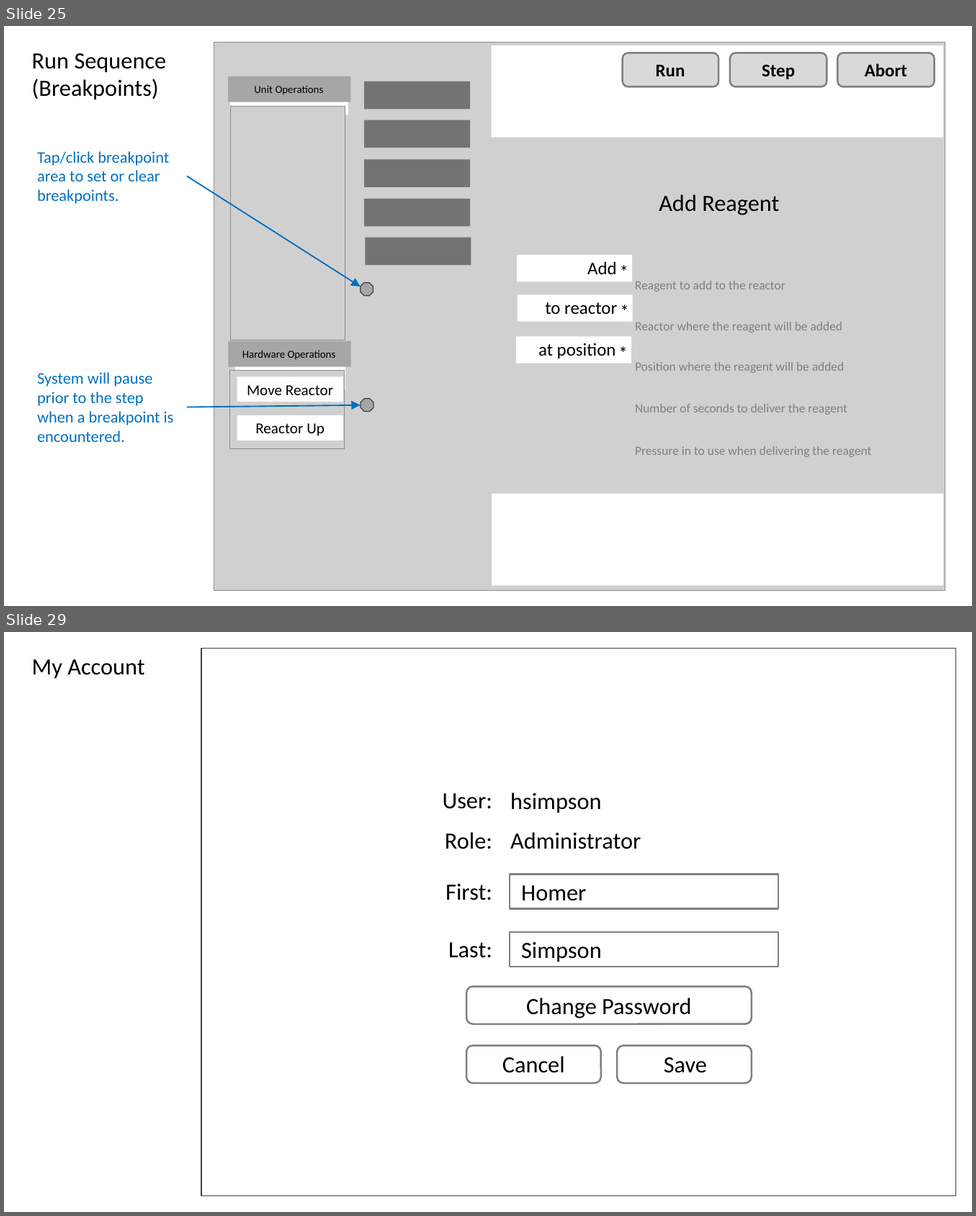
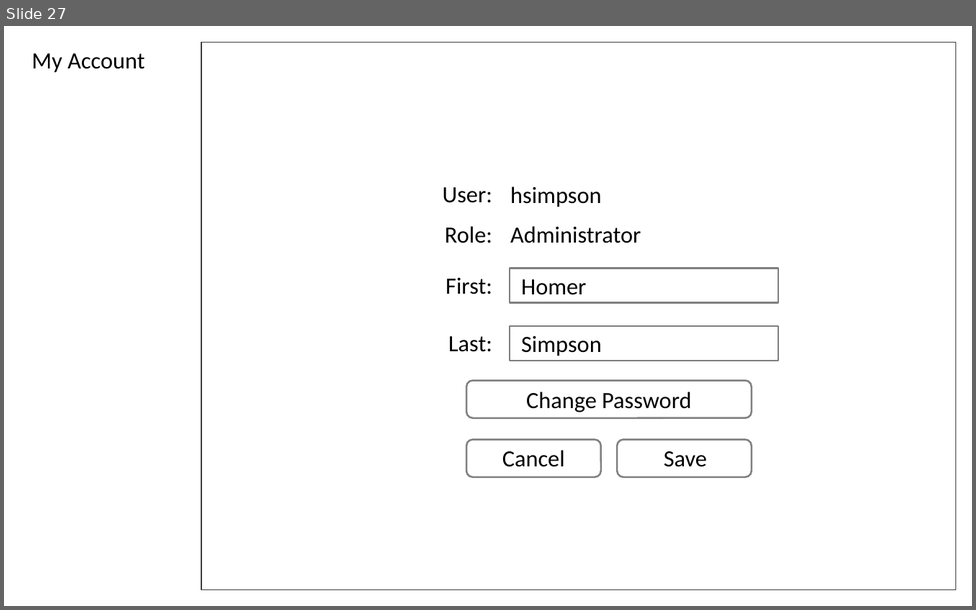
Before and after one commit to michaelvandam/elixys, a slide deck: doc/ElixysUserInterfaceWireframes3.pptx. Shown one above the other, each under a label of ours: slides 25 and 29 before the commit, slide 27 after it; the slides between them are not shown. The pictures are 976x1216 and 976x610 pixels, drawn with LibreOffice and Linux fonts; fonts in the diff are those of the drawing; grey boxes stand for pictures. Boxes give left, top, right and bottom in pixels: in the first picture for what was removed or moved away, otherwise in the second. Text is boxed around its words. In the diff, an @@ line names an element or a change of style, - is before the commit and + after.

```diff
--- a/doc/ElixysUserInterfaceWireframes3.pptx
+++ b/doc/ElixysUserInterfaceWireframes3.pptx
@@ slide 25 removed at <box>4,26,972,606</box>, background #FFFFFF @@
@@ rectangle removed at <box>491,45,943,138</box> @@
-C`
@@ text removed at <box>32,53,167,100</box> @@
-Run Sequence
-(Breakpoints)
@@ rounded rectangle removed at <box>622,53,718,87</box> @@
@@ text removed at <box>656,65,685,76</box> @@
-Run
@@ rounded rectangle removed at <box>730,53,826,87</box> @@
@@ text removed at <box>761,64,795,79</box> @@
-Step
@@ rounded rectangle removed at <box>838,53,934,87</box> @@
@@ text removed at <box>864,63,907,76</box> @@
-Abort
@@ rounded rectangle removed at <box>364,81,470,110</box> @@
@@ rounded rectangle removed at <box>364,120,470,148</box> @@
@@ text removed at <box>37,151,169,204</box> @@
-Tap/click breakpoint area to set or clear breakpoints.
@@ arrow removed from (187, 176) to (360, 287) @@
@@ rounded rectangle removed at <box>364,159,470,187</box> @@
@@ rounded rectangle removed at <box>364,199,470,227</box> @@
@@ rounded rectangle removed at <box>365,238,471,265</box> @@
@@ octagon removed at <box>360,283,373,296</box> @@
@@ group removed at <box>214,42,944,591</box>: 17 texts, 9 rectangles, 3 pictures @@
-Unit Operations
-Hardware Operations
-Move Reactor
-Reactor Up
-Reactor where the reagent will be added
-Reagent to add to the reactor
-Position where the reagent will be added
-Number of seconds to deliver the reagent
-Pressure in to use when delivering the reagent
-Add Reagent
-*
-*
-*
-*
-Add
-*
-to reactor
-*
-at position
@@ text removed at <box>37,372,174,442</box> @@
-System will pause prior to the step when a breakpoint is encountered.
@@ arrow removed from (187, 408) to (360, 405) @@
@@ octagon removed at <box>360,399,373,412</box> @@
@@ rectangle removed at <box>491,494,944,586</box> @@
@@ what was slide 29 is now slide 27 @@
```
Also in this commit, not shown: 16 slides changed, 6 slides added, 7 other slides removed.
